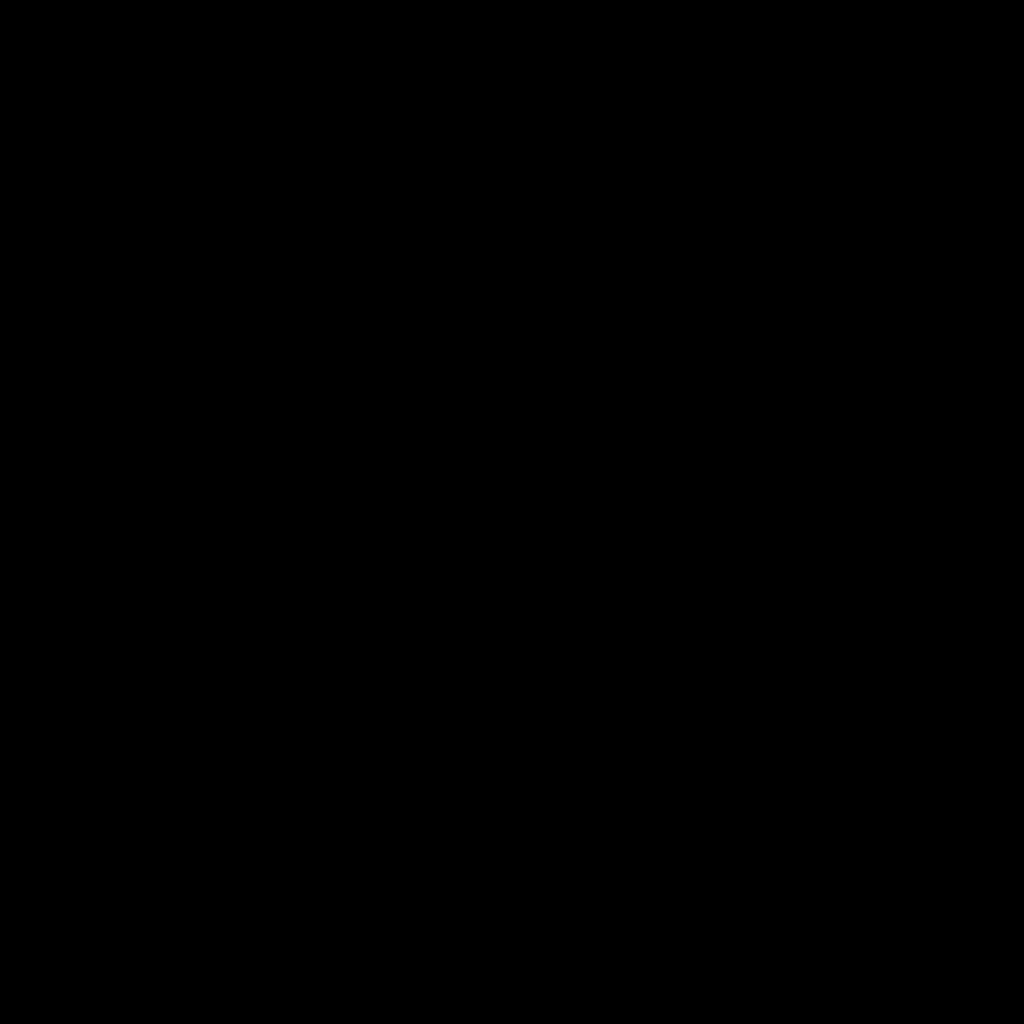
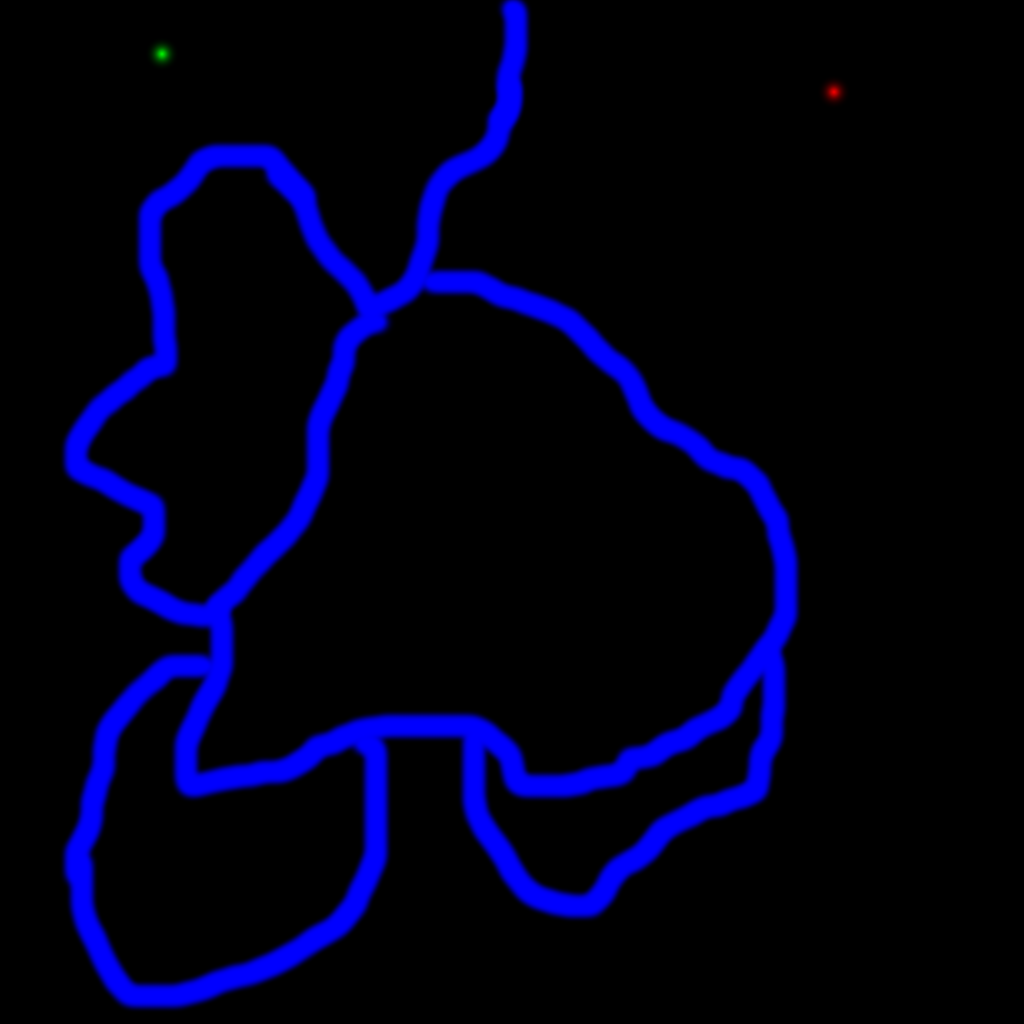
The second (1024, 1024) image is a revision of the first. Changes to its layers:
added layer "Mapa" above "Fondo" over [60, 0, 849, 1012]
